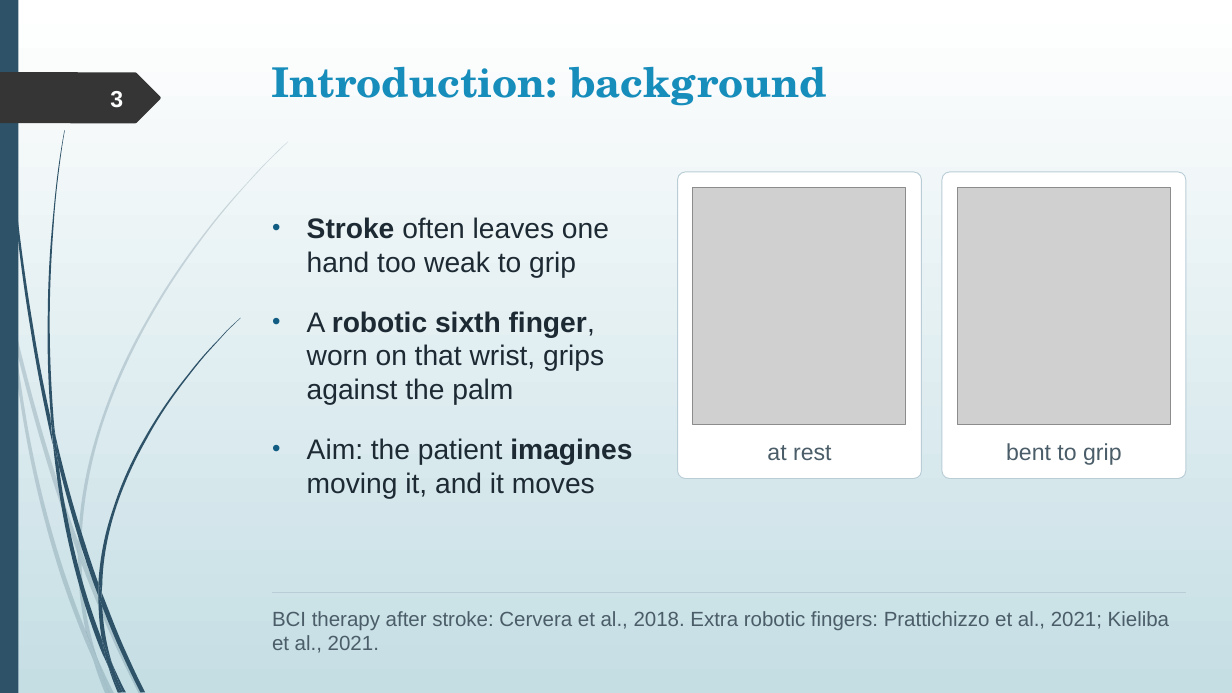
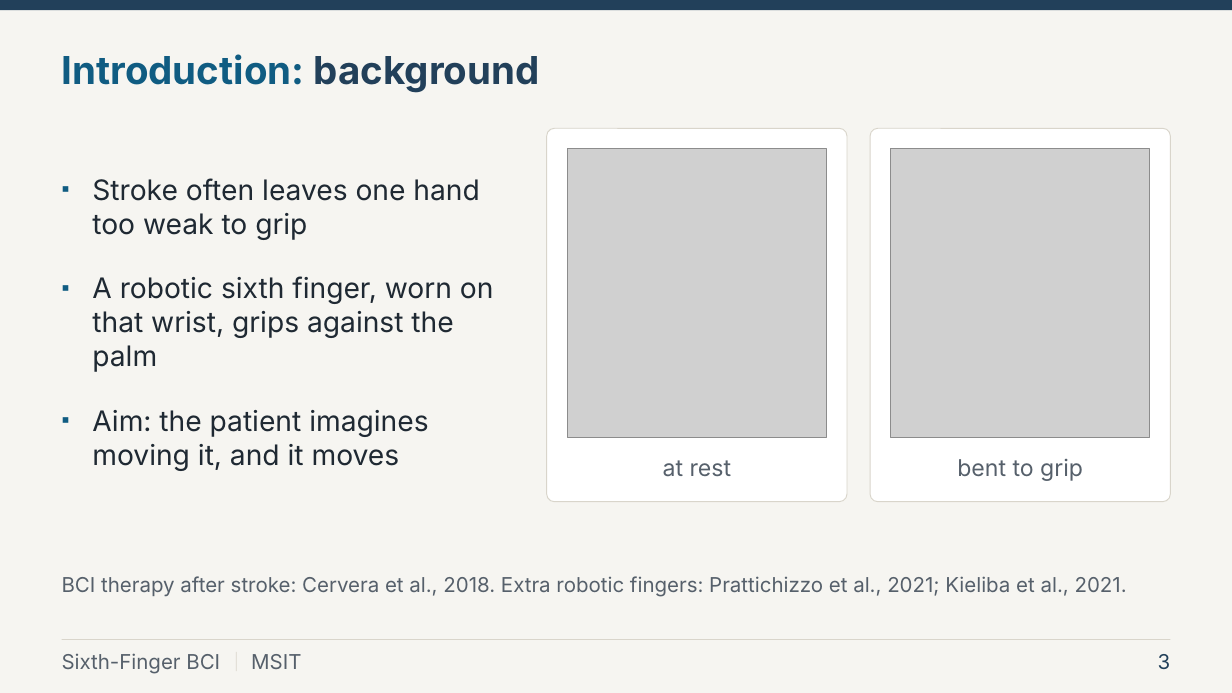
Before and after one commit to rajveeerr/sixth-finger-bci, a slide deck: slide 3 of report/slides/college/Sixth-Finger-BCI-Final-PPT.pptx. Drawn at 1232x693 pixels with LibreOffice and Linux fonts; fonts in the diff are those of the drawing; grey boxes stand for pictures. Boxes give left, top, right and bottom in pixels: in the first picture for what was removed or moved away, otherwise in the second. Text is boxed around its words. In the diff, an @@ line names an element or a change of style, - is before the commit and + after.

```diff
--- a/report/slides/college/Sixth-Finger-BCI-Final-PPT.pptx
+++ b/report/slides/college/Sixth-Finger-BCI-Final-PPT.pptx
@@ background gradient #FFFFFF to #C5DEE5 to #F6F5F1 @@
@@ rectangle removed at (0,0,18,693) @@
@@ rectangle added at (0,0,1232,10), fill #22405A @@
@@ title "Introduction: background": place and size @@
-title "Introduction: background" at (271,66,827,106)
+title "Introduction: background" at (62,54,540,93)
@@ title "Introduction: background" at (62,54,540,93): size 32 to 30 pt, font TeX Gyre Schola to Inter; text colour #178DBB to #105C82 in "Introduction:"; text colour #178DBB to #22405A in "background"; vertical alignment top to middle @@
@@ freeform shape removed at (0,72,161,123) @@
@@ rounded rectangle at (547,128,848,502): outline #B9CDD6 0.75 pt to #D9D5CB 0.75 pt; proportions changed @@
@@ rounded rectangle: place and size @@
-rounded rectangle at (677,172,921,479)
+rounded rectangle at (547,128,848,502)
@@ picture: place and size @@
-picture at (693,188,907,425)
+picture at (567,149,827,437)
@@ rounded rectangle: place and size @@
-rounded rectangle at (942,172,1186,479)
+rounded rectangle at (871,128,1171,502)
@@ rounded rectangle at (871,128,1171,502): outline #B9CDD6 0.75 pt to #D9D5CB 0.75 pt; proportions changed @@
@@ picture: place and size @@
-picture at (958,188,1171,425)
+picture at (891,149,1151,437)
@@ text "Stroke often leaves one hand ...": place and size @@
-text "Stroke often leaves one hand ..." at (307,217,632,499)
+text "Stroke often leaves one hand ..." at (92,178,494,471)
@@ text "Stroke often leaves one hand ..." at (92,178,494,471): font Arial to Inter, text colour #1D2A33 to #1F2933; bold off in "Stroke", "robotic sixth finger,", "imagines"; bullet • to ▪; more space between paragraphs @@
@@ text "at rest": place and size @@
-text "at rest" at (767,445,831,460)
+text "at rest" at (663,460,732,477)
@@ text "bent to grip": place and size @@
-text "bent to grip" at (1006,443,1122,465)
+text "bent to grip" at (957,459,1083,481)
@@ font Arial to Inter, text colour #4A5D68 to #56606B in 3 elements at (957,459,1083,481), (663,460,732,477), (62,576,1127,597) @@
@@ text "BCI therapy after stroke: Cervera ...": place and size @@
-text "BCI therapy after stroke: Cervera ..." at (272,611,1169,653)
+text "BCI therapy after stroke: Cervera ..." at (62,576,1127,597)
@@ line removed from (272, 593) to (1186, 593) @@
@@ rectangle added at (62,640,1171,640), fill #D9D5CB @@
@@ text added at (62,653,220,674), 16 pt, text #56606B @@
+Sixth-Finger BCI
@@ group removed at (0,141,288,693): 10 freeform shapes @@
@@ group removed at (3,0,240,693): 12 freeform shapes @@
@@ rectangle added at (236,653,237,672), fill #D9D5CB @@
@@ text added at (251,654,301,669), 16 pt, text #56606B @@
+MSIT
@@ page number: place and size @@
-page number at (110,91,123,108)
+page number at (1158,654,1171,669)
@@ page number at (1158,654,1171,669): size 18 to 16 pt, font Arial to Inter, text colour #FEFFFF to #22405A, bold off; vertical alignment middle to top @@
```
Also in this commit, not shown: 17 other slides changed, 7 other files.
